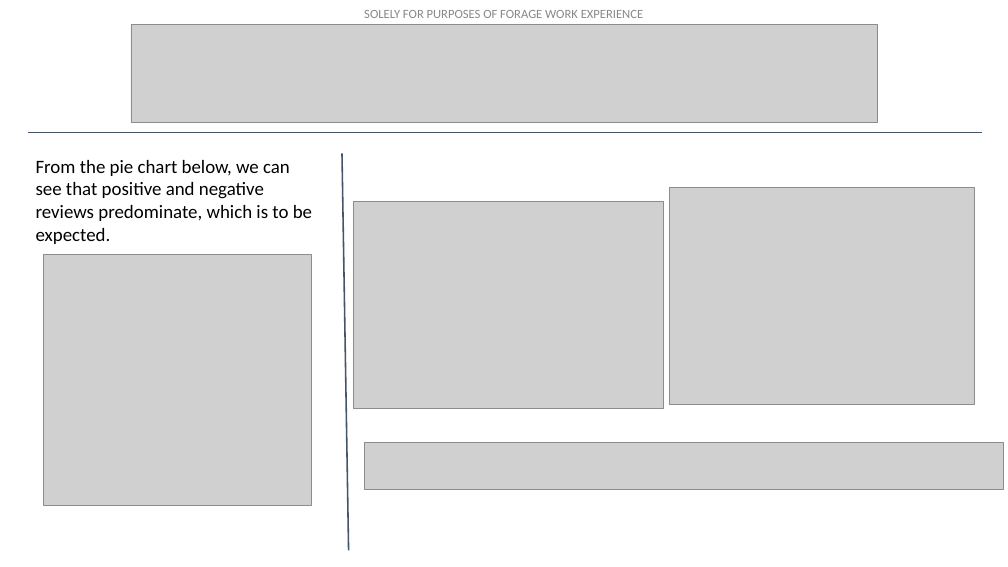
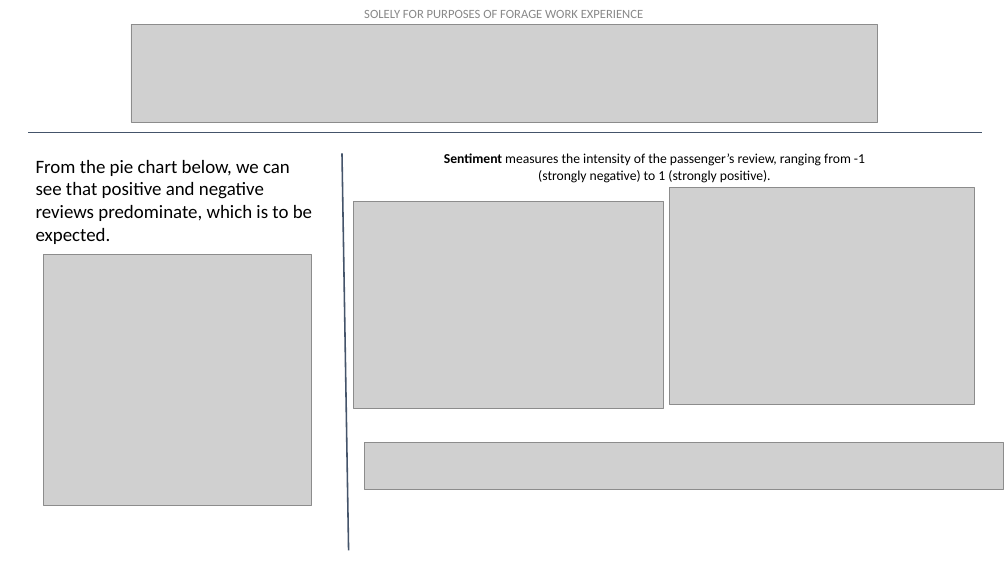
Before and after one commit to markcoty/British-Airways-Reviews, a slide deck: slide 2 of Presentation Template - Task 1 - Mark Coty.pptx. Drawn at 1008x567 pixels with LibreOffice and Linux fonts; fonts in the diff are those of the drawing; grey boxes stand for pictures. Boxes give left, top, right and bottom in pixels: in the first picture for what was removed or moved away, otherwise in the second. Text is boxed around its words. In the diff, an @@ line names an element or a change of style, - is before the commit and + after.

```diff
--- a/Presentation Template - Task 1 - Mark Coty.pptx
+++ b/Presentation Template - Task 1 - Mark Coty.pptx
@@ text added at [444,153,865,183], 13 pt, text #000000 @@
+Sentiment measures the intensity of the passenger’s review, ranging from -1 (strongly negative) to 1 (strongly positive).
```
